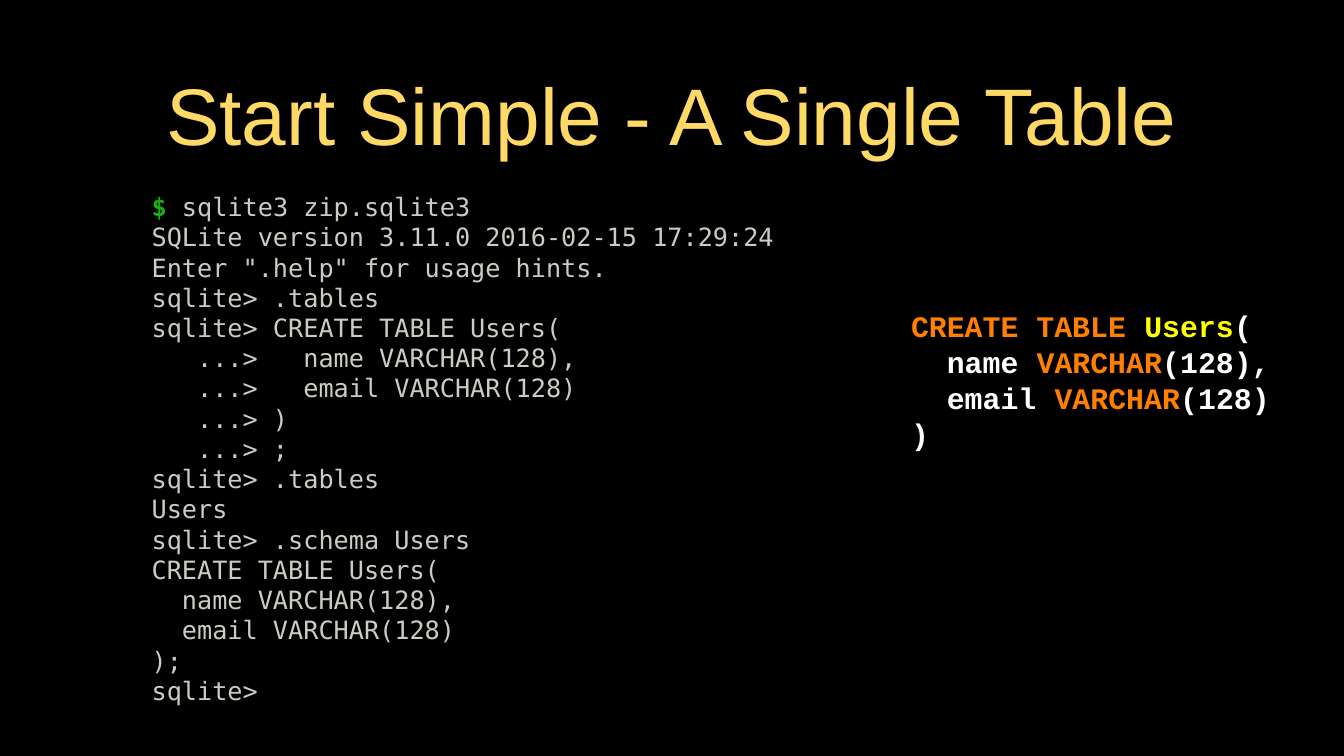
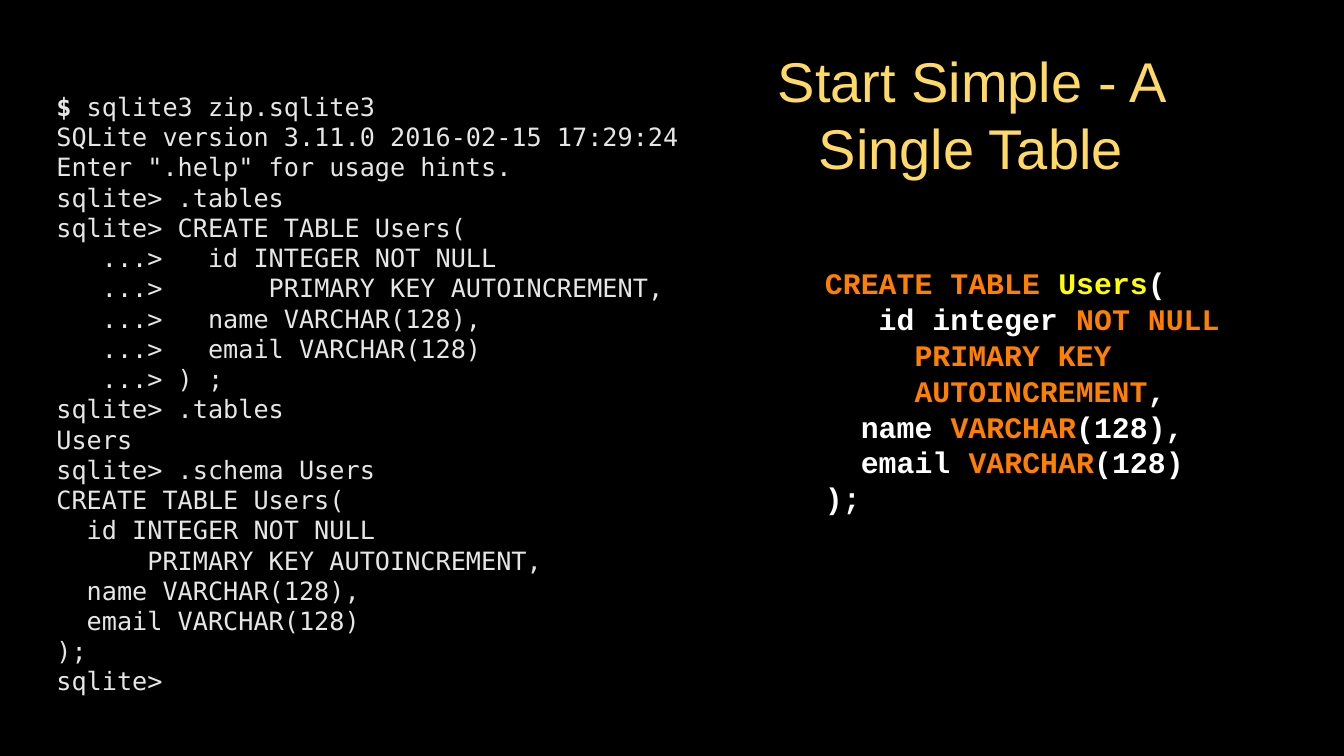
Before and after one commit to csev/dj4e, a slide deck: slide 11 of lectures/SQL-01-Basics.pptx. Drawn at 1344x756 pixels with LibreOffice and Linux fonts; fonts in the diff are those of the drawing. Boxes give left, top, right and bottom in pixels: in the first picture for what was removed or moved away, otherwise in the second. Text is boxed around its words. In the diff, an @@ line names an element or a change of style, - is before the commit and + after.

```diff
--- a/lectures/SQL-01-Basics.pptx
+++ b/lectures/SQL-01-Basics.pptx
@@ title "Start Simple - A Single ...": place and size @@
-title "Start Simple - A Single ..." at (166,87,1176,160)
+title "Start Simple - A Single ..." at (778,61,1166,179)
@@ title "Start Simple - A Single ..." at (778,61,1166,179): size 57.3 to 40 pt @@
@@ text at (56,96,678,696): text changed; text colour #C9CEC4 to #E7E6E6 @@
-...> )
-...> ;
+...> ) ;
@@ text "$ sqlite3 zip.sqlite3": place and size @@
-text "$ sqlite3 zip.sqlite3" at (152,196,773,706)
+text "$ sqlite3 zip.sqlite3" at (56,96,678,696)
@@ text at (56,96,678,696): text colour #17B111 to #E7E6E6 in "$"; text colour #C9CEC4 to #E7E6E6 in "sqlite3 zip.sqlite3", "SQLite version 3.11.0 2016-02-15 17:29:24", "Enter ".help" for usage hints.", "sqlite> .tables" and 11 more places @@
@@ text at (208,248,663,301): paragraphs added @@
+...> id INTEGER NOT NULL
+...> PRIMARY KEY AUTOINCREMENT,
@@ text at (825,273,1220,480): text changed @@
-)
+);
@@ text "CREATE TABLE Users(": place and size @@
-text "CREATE TABLE Users(" at (911,316,1270,416)
+text "CREATE TABLE Users(" at (825,273,1220,480)
@@ text at (879,309,1220,408): paragraphs added @@
+id integer NOT NULL
+PRIMARY KEY
+AUTOINCREMENT,
@@ text at (87,520,541,574): paragraphs added @@
+id INTEGER NOT NULL
+PRIMARY KEY AUTOINCREMENT,
```
Also in this commit, not shown: 3 other files.
